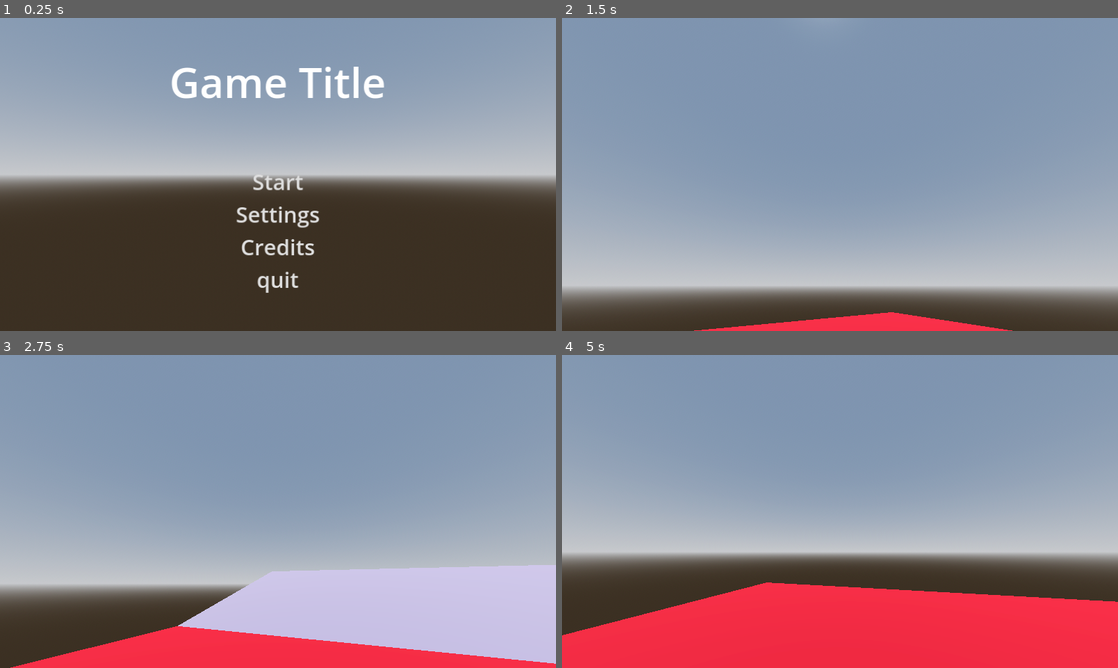
Above: before the commit, frames 1-4 (two rows, left to right).
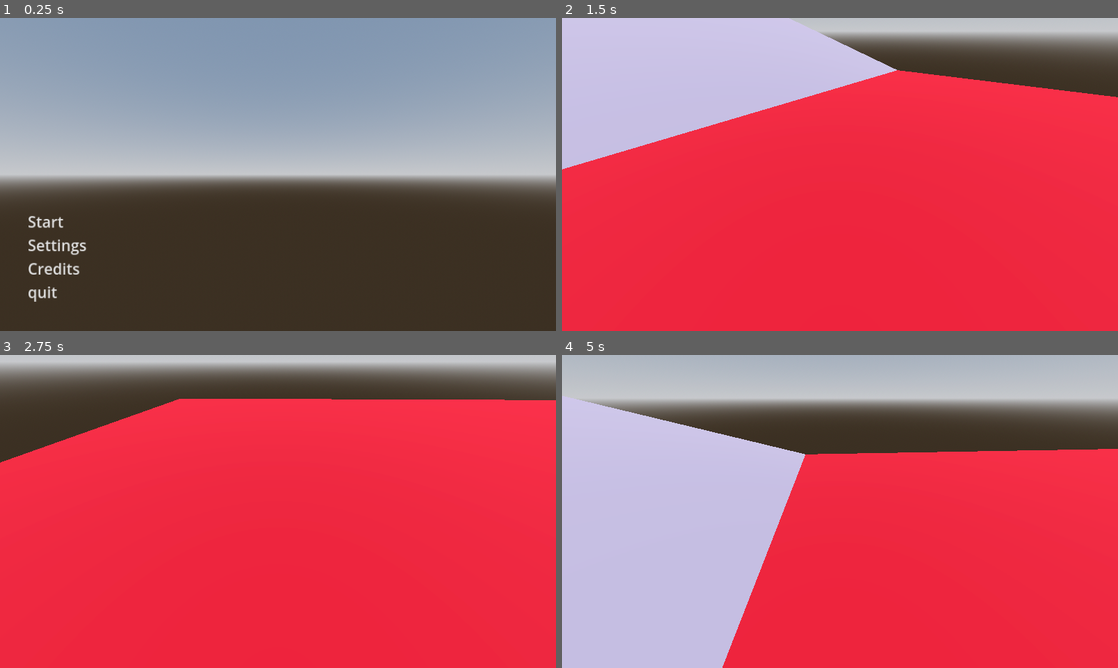
Above: after the commit, the same moments.

Repository: FrostedVincent/The-House-Godot4-horror-project
Game: Godot game, scene res://MainMenu/main/menu.tscn
Same seed, same stepped clock (60 frames per second), same inputs: the game is played once before the commit and once after it.
Inputs (mouse positions are in pixels of both pictures, inside the frame that each line leads up to):
- Up to frame 1 (0.25 s): no input
- Up to frame 2 (1.5 s): click "Start" at 0.5 s; tap Enter (ui_accept) at 1.25 s; move the mouse to (867, 174) at 1.27 s; hold W (move_up) from 1.28 s (still down); hold Shift (sprint) from 1.28 s (still down)
- Up to frame 3 (2.75 s): keep holding W (move_up); tap Enter (ui_accept) at 1.52, 2.27 s; move the mouse to (250, 511) at 2.02 s; release Shift (sprint) at 2.03 s; tap Shift (sprint) at 2.1 s
- Up to frame 4 (5 s): keep holding W (move_up); move the mouse to (851, 505) at 2.77 s; hold Shift (sprint) 2.78-3.53 s; move the mouse to (834, 517) at 3.52 s; tap Shift (sprint) at 3.6 s; tap Enter (ui_accept) at 3.77, 4.52 s; move the mouse to (878, 514) at 4.27 s; hold Shift (sprint) from 4.28 s (still down)

The runs differ from the first frame. In frame 1, 3.1% of the frame differs, in the area x 5-70%, y 15-91%; in frame 2, 98%, in the area x 0-100%, y 0-100%; in frame 3, 93%; in frame 4, 83%.

Commit message:
the settings now save when activate

Diff:
--- a/MainMenu/accessibility/subtitles_toggle_button.gd
+++ b/MainMenu/accessibility/subtitles_toggle_button.gd
@@ -7,7 +7,14 @@
 
 func _ready():
 	check_button.toggled.connect(on_subtitles_toggled)
+	load_data()
 
+
+func load_data() -> void:
+	if SettingsDataContainer.get_subtitles_set() != true:
+		check_button.button_pressed = false
+	else:
+		check_button.button_pressed = true
 
 func set_label_text(button_pressed : bool) -> void:
 	if button_pressed != true:
--- a/MainMenu/main/menu.tscn
+++ b/MainMenu/main/menu.tscn
@@ -73,22 +73,17 @@
 
 [node name="VBoxContainer" type="VBoxContainer" parent="Control/MarginContainer"]
 layout_mode = 2
-
-[node name="GameTitle" type="Label" parent="Control/MarginContainer/VBoxContainer"]
-layout_mode = 2
-size_flags_horizontal = 4
-theme_override_font_sizes/font_size = 96
-text = "Game Title"
+size_flags_horizontal = 0
 
 [node name="MarginContainer" type="MarginContainer" parent="Control/MarginContainer/VBoxContainer"]
-custom_minimum_size = Vector2(0, 120)
+custom_minimum_size = Vector2(0, 375)
 layout_mode = 2
 
 [node name="Start" type="Button" parent="Control/MarginContainer/VBoxContainer"]
 layout_mode = 2
-size_flags_horizontal = 4
+size_flags_horizontal = 0
 size_flags_vertical = 0
-theme_override_font_sizes/font_size = 50
+theme_override_font_sizes/font_size = 35
 theme_override_styles/normal = SubResource("StyleBoxEmpty_ifkqg")
 theme_override_styles/hover = SubResource("StyleBoxEmpty_ku4pd")
 theme_override_styles/pressed = SubResource("StyleBoxEmpty_p7ouq")
@@ -98,9 +93,9 @@
 
 [node name="Settings" type="Button" parent="Control/MarginContainer/VBoxContainer"]
 layout_mode = 2
-size_flags_horizontal = 4
+size_flags_horizontal = 0
 size_flags_vertical = 0
-theme_override_font_sizes/font_size = 50
+theme_override_font_sizes/font_size = 35
 theme_override_styles/normal = SubResource("StyleBoxEmpty_ifkqg")
 theme_override_styles/hover = SubResource("StyleBoxEmpty_ku4pd")
 theme_override_styles/pressed = SubResource("StyleBoxEmpty_p7ouq")
@@ -110,9 +105,9 @@
 
 [node name="Credits" type="Button" parent="Control/MarginContainer/VBoxContainer"]
 layout_mode = 2
-size_flags_horizontal = 4
+size_flags_horizontal = 0
 size_flags_vertical = 0
-theme_override_font_sizes/font_size = 50
+theme_override_font_sizes/font_size = 35
 theme_override_styles/normal = SubResource("StyleBoxEmpty_ifkqg")
 theme_override_styles/hover = SubResource("StyleBoxEmpty_ku4pd")
 theme_override_styles/pressed = SubResource("StyleBoxEmpty_p7ouq")
@@ -122,9 +117,9 @@
 
 [node name="Quit" type="Button" parent="Control/MarginContainer/VBoxContainer"]
 layout_mode = 2
-size_flags_horizontal = 4
+size_flags_horizontal = 0
 size_flags_vertical = 0
-theme_override_font_sizes/font_size = 50
+theme_override_font_sizes/font_size = 35
 theme_override_styles/normal = SubResource("StyleBoxEmpty_ifkqg")
 theme_override_styles/hover = SubResource("StyleBoxEmpty_ku4pd")
 theme_override_styles/pressed = SubResource("StyleBoxEmpty_p7ouq")
--- a/MainMenu/options/resolution_mode_button.gd
+++ b/MainMenu/options/resolution_mode_button.gd
@@ -13,7 +13,12 @@
 func _ready():
 	option_button.item_selected.connect(_on_resolution_selected)
 	add_resolution_items()
+	load_data()
 
+
+func load_data() -> void:
+	_on_resolution_selected(SettingsDataContainer.get_resolution_index())
+	option_button.select(SettingsDataContainer.get_resolution_index())
 
 func add_resolution_items() -> void:
 	for resolution_size_text in RESOLUTION_DICTIONARY:
--- a/MainMenu/options/windows_mode_button.gd
+++ b/MainMenu/options/windows_mode_button.gd
@@ -15,6 +15,11 @@
 func _ready():
 	add_window_mode_items()
 	option_button.item_selected.connect(_on_window_mode_selected)
+	load_data()
+
+func load_data() -> void:
+	_on_window_mode_selected(SettingsDataContainer.get_window_mode_index())
+	option_button.select(SettingsDataContainer.get_window_mode_index())
 
 func add_window_mode_items() -> void:
 	for window_mode in WINDOW_MODE_ARRAY:
--- a/MainMenu/sound/audio_slider_settings.gd
+++ b/MainMenu/sound/audio_slider_settings.gd
@@ -13,8 +13,20 @@
 func _ready():
 	h_slider.value_changed.connect(on_value_changed)
 	get_bus_name_by_index()
+	load_data()
 	set_name_label_text()
 	set_slider_value()
+
+
+func load_data() -> void:
+	match bus_name:
+		"Master":
+			on_value_changed(SettingsDataContainer.get_master_volume())
+		"Music":
+			on_value_changed(SettingsDataContainer.get_music_volume())
+		"Sfx":
+			on_value_changed(SettingsDataContainer.get_sfx_volume())
+
 
 func set_name_label_text() -> void:
 	audio_name_lbl.text = str(bus_name) + " Volume"
--- a/UI stuff/Pause Menu/PauseMenu.gd
+++ /dev/null
@@ -1,10 +0,0 @@
-extends Control
-
-@onready var main = $"res://Test.tscn"
-
-func _on_resume_game_pressed():
-	main.pauseMenu()
-
-
-func _on_return_to_main_menu_pressed():
-	get_tree().quit()
--- a/UI stuff/Pause Menu/pause_menu.tscn
+++ /dev/null
@@ -1,80 +0,0 @@
-[gd_scene load_steps=8 format=3 uid="uid://cf3q0ej50x0tj"]
-
-[ext_resource type="Script" path="res://UI stuff/Pause Menu/PauseMenu.gd" id="1_saeyw"]
-[ext_resource type="FontFile" uid="uid://b4y51b4r1klkx" path="res://Main Menu/04B_30__.TTF" id="2_2ro6m"]
-
-[sub_resource type="StyleBoxEmpty" id="StyleBoxEmpty_4edik"]
-
-[sub_resource type="StyleBoxEmpty" id="StyleBoxEmpty_5vhvs"]
-
-[sub_resource type="StyleBoxEmpty" id="StyleBoxEmpty_5dvtq"]
-
-[sub_resource type="StyleBoxEmpty" id="StyleBoxEmpty_uysjx"]
-
-[sub_resource type="StyleBoxEmpty" id="StyleBoxEmpty_ivbi2"]
-
-[node name="PauseMenu" type="Control"]
-layout_mode = 3
-anchors_preset = 15
-anchor_right = 1.0
-anchor_bottom = 1.0
-grow_horizontal = 2
-grow_vertical = 2
-script = ExtResource("1_saeyw")
-
-[node name="Background" type="ColorRect" parent="."]
-layout_mode = 1
-anchors_preset = 15
-anchor_right = 1.0
-anchor_bottom = 1.0
-grow_horizontal = 2
-grow_vertical = 2
-color = Color(0, 0, 0, 0.427451)
-
-[node name="CenterContainer" type="CenterContainer" parent="."]
-layout_mode = 1
-offset_right = 517.0
-offset_bottom = 172.0
-
-[node name="VBoxContainer" type="VBoxContainer" parent="CenterContainer"]
-layout_mode = 2
-
-[node name="MarginContainer2" type="MarginContainer" parent="CenterContainer/VBoxContainer"]
-layout_mode = 2
-theme_override_constants/margin_top = 40
-
-[node name="Label" type="Label" parent="CenterContainer/VBoxContainer"]
-layout_mode = 2
-theme_override_fonts/font = ExtResource("2_2ro6m")
-theme_override_font_sizes/font_size = 130
-text = "PAUSE"
-
-[node name="MarginContainer" type="MarginContainer" parent="CenterContainer/VBoxContainer"]
-layout_mode = 2
-theme_override_constants/margin_top = 330
-
-[node name="ResumeGame" type="Button" parent="CenterContainer/VBoxContainer"]
-layout_mode = 2
-size_flags_horizontal = 0
-theme_override_fonts/font = ExtResource("2_2ro6m")
-theme_override_font_sizes/font_size = 50
-theme_override_styles/normal = SubResource("StyleBoxEmpty_4edik")
-theme_override_styles/hover = SubResource("StyleBoxEmpty_5vhvs")
-theme_override_styles/pressed = SubResource("StyleBoxEmpty_5dvtq")
-theme_override_styles/disabled = SubResource("StyleBoxEmpty_uysjx")
-theme_override_styles/focus = SubResource("StyleBoxEmpty_ivbi2")
-text = "Resume Game"
-
-[node name="ReturnToMainMenu" type="Button" parent="CenterContainer/VBoxContainer"]
-layout_mode = 2
-theme_override_fonts/font = ExtResource("2_2ro6m")
-theme_override_font_sizes/font_size = 50
-theme_override_styles/normal = SubResource("StyleBoxEmpty_4edik")
-theme_override_styles/hover = SubResource("StyleBoxEmpty_5vhvs")
-theme_override_styles/pressed = SubResource("StyleBoxEmpty_5dvtq")
-theme_override_styles/disabled = SubResource("StyleBoxEmpty_uysjx")
-theme_override_styles/focus = SubResource("StyleBoxEmpty_ivbi2")
-text = "Return to Main Menu"
-
-[connection signal="pressed" from="CenterContainer/VBoxContainer/ResumeGame" to="." method="_on_resume_game_pressed"]
-[connection signal="pressed" from="CenterContainer/VBoxContainer/ReturnToMainMenu" to="." method="_on_return_to_main_menu_pressed"]
--- a/autoloads/SaveManager.gd
+++ b/autoloads/SaveManager.gd
@@ -6,6 +6,7 @@
 
 func _ready():
 	SettingsSignalBus.set_settings_dictionary.connect(on_settings_save)
+	load_settings_data()
 
 
 func on_settings_save(data : Dictionary) -> void:
@@ -14,3 +15,20 @@
 	var json_data_string = JSON.stringify(data)
 
 	save_settings_data_file.store_line(json_data_string)
+
+
+func load_settings_data() -> void:
+	if not FileAccess.file_exists(SETTINGS_SAVE_PATH):
+		return
+
+	var save_settings_data_file = FileAccess.open_encrypted_with_pass(SETTINGS_SAVE_PATH, FileAccess.READ, "G7$2fP!s9*")
+	var loaded_data : Dictionary = {}
+
+	while save_settings_data_file.get_position() < save_settings_data_file.get_length():
+		var json_string = save_settings_data_file.get_line()
+		var json = JSON.new()
+		var _parsed_result = json.parse(json_string)
+
+		loaded_data = json.get_data()
+
+	SettingsSignalBus.emit_load_settings_data(loaded_data)
--- a/autoloads/SettingsDataContainer.gd
+++ b/autoloads/SettingsDataContainer.gd
@@ -1,4 +1,6 @@
 extends Node
+
+@onready var DEFAULT_SETTINGS : DefaultSettingsResource = preload("res://resources/settings/DefaultSettings.tres")
 
 var window_mode_index : int = 0
 var resolution_index : int = 0
@@ -6,6 +8,8 @@
 var music_volume : float = 0
 var sfx_volume : float = 0
 var subtitles_set: bool = false
+
+var loaded_data : Dictionary = {}
 
 func _ready():
 	handle_signal()
@@ -20,14 +24,45 @@
 		"music_volume" : music_volume,
 		"sfx_volume" : sfx_volume,
 		"subtitles_set" : subtitles_set,
-		"move_left" : InputMap.action_get_events("move_left"),
-		"move_right" : InputMap.action_get_events("move_right"),
-		"move_down" : InputMap.action_get_events("move_down"),
-		"move_up" : InputMap.action_get_events("move_up"),
-		"sprint" : InputMap.action_get_events("sprint")
 	}
 
 	return settings_container_dict
+
+
+func get_window_mode_index() -> int:
+	if loaded_data == {}:
+		return DEFAULT_SETTINGS.DEFAULT_WINDOW_MODE_INDEX
+	return window_mode_index
+
+
+func get_resolution_index() -> int:
+	if loaded_data == {}:
+		return DEFAULT_SETTINGS.DEFAULT_RESOLUTION_INDEX
+	return resolution_index
+
+
+func get_master_volume() -> float:
+	if loaded_data == {}:
+		return DEFAULT_SETTINGS.DEFAULT_MASTER_VOLUME
+	return master_volume
+
+
+func get_music_volume() -> float:
+	if loaded_data == {}:
+		return DEFAULT_SETTINGS.DEFAULT_MUSIC_VOLUME
+	return music_volume
+
+
+func get_sfx_volume() -> float:
+	if loaded_data == {}:
+		return DEFAULT_SETTINGS.DEFAULT_SFX_VOLUME
+	return sfx_volume
+
+
+func get_subtitles_set() -> bool:
+	if loaded_data == {}:
+		return DEFAULT_SETTINGS.DEFAULT_SUBTITLES_SET
+	return subtitles_set
 
 
 func on_window_mode_selected(index : int) -> void:
@@ -48,6 +83,14 @@
 func on_subtitles_toggled(toggled : bool) -> void:
 	subtitles_set = toggled
 
+func on_settings_data_loaded(data : Dictionary) -> void:
+	loaded_data = data
+	on_window_mode_selected(loaded_data.window_mode_index)
+	on_resolution_selected(loaded_data.resolution_index)
+	on_master_sound_set(loaded_data.master_volume)
+	on_music_sound_set(loaded_data.music_volume)
+	on_sfx_sound_set(loaded_data.sfx_volume)
+	on_subtitles_toggled(loaded_data.subtitles_set)
 
 
 func handle_signal() -> void:
@@ -57,3 +100,4 @@
 	SettingsSignalBus.on_music_sound_set.connect(on_music_sound_set)
 	SettingsSignalBus.on_sfx_sound_set.connect(on_sfx_sound_set)
 	SettingsSignalBus.on_subtitles_toggled.connect(on_subtitles_toggled)
+	SettingsSignalBus.load_settings_data.connect(on_settings_data_loaded)
--- a/autoloads/SettingsSignalBus.gd
+++ b/autoloads/SettingsSignalBus.gd
@@ -16,25 +16,38 @@
 
 signal set_settings_dictionary(settings_dict : Dictionary)
 
+signal load_settings_data(settings_dict : Dictionary)
+
+
 ####################################################################################################
+
+func emit_load_settings_data(settings_dict : Dictionary) -> void:
+	load_settings_data.emit(settings_dict)
+
 
 func emit_on_window_mode_selected(index : int) -> void:
 	on_window_mode_selected.emit(index)
 
+
 func emit_on_resolution_selected(index : int) -> void:
 	on_resolution_selected.emit(index)
+
 
 func emit_on_subtitles_toggled(value : bool) -> void:
 	on_subtitles_toggled.emit(value)
 
+
 func emit_on_master_sound_set(value : float) -> void:
 	on_master_sound_set.emit(value)
+
 
 func emit_on_music_sound_set(value : float) -> void:
 	on_music_sound_set.emit(value)
 
+
 func emit_on_sfx_sound_set(value : float) -> void:
 	on_sfx_sound_set.emit(value)
+
 
 func emit_set_settings_dictionary(settings_dict : Dictionary) -> void:
 	set_settings_dictionary.emit(settings_dict)
--- /dev/null
+++ b/resources/settings/DefaultSettings.tres
@@ -0,0 +1,6 @@
+[gd_resource type="Resource" script_class="DefaultSettingsResource" load_steps=2 format=3 uid="uid://ba3lgnfqbh7vb"]
+
+[ext_resource type="Script" path="res://resources/settings/SettingsResource.gd" id="1_yjn44"]
+
+[resource]
+script = ExtResource("1_yjn44")
--- /dev/null
+++ b/resources/settings/SettingsResource.gd
@@ -0,0 +1,10 @@
+class_name DefaultSettingsResource
+extends Resource
+
+
+const DEFAULT_WINDOW_MODE_INDEX : int = 0
+const DEFAULT_RESOLUTION_INDEX : int = 0
+const DEFAULT_MASTER_VOLUME : float = 100
+const DEFAULT_MUSIC_VOLUME : float = 100
+const DEFAULT_SFX_VOLUME : float = 100
+const DEFAULT_SUBTITLES_SET : bool = false
Not shown, changed: export_presets.cfg
